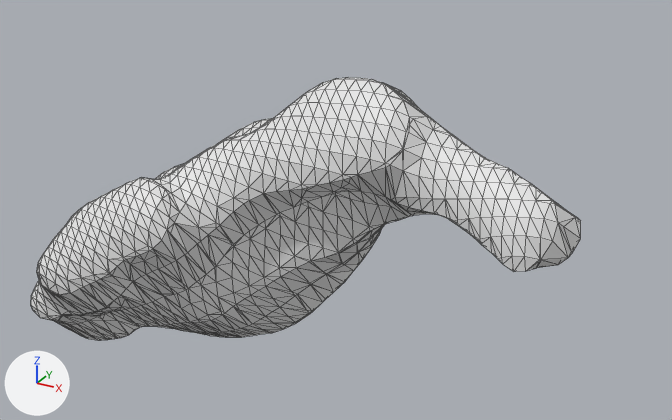
The OBJ model src/wormguides/model/obj_files/ABplpapappa_t369.obj as it was, and as the next commit left it.
Before and after are seen from a 50 mm lens placed at (279.2, -126.4, 272.5), pointed at (242.0, -58.7, 238.6). Every picture has the same lights, and +X, +Y and +Z are marked at lower left. Mesh edges are drawn as thin lines. Where no turn or scale is listed for an object, it has been applied to the vertices.

Objects in the first picture: 'ABplpapappa_t369'.
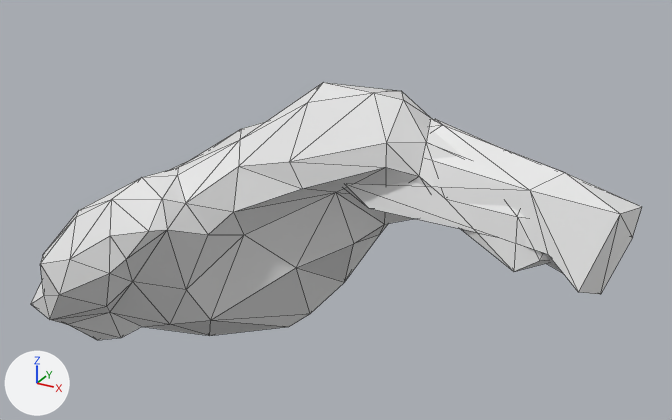
What the commit changed:
me_abplpapappa_t369 is used by ob_abplpapappa_t369; location (0.0, 0.0, 0.0).
me_abplpapappa_t369 had 1546 vertices, 3088 faces and spanned x 213.6..264.1, y -73.1..-48.1, z 221.1..251.0.
me_abplpapappa_t369 now has 139 vertices, 270 faces and spans x 213.6..268.3, y -72.9..-48.3, z 221.1..250.5.
me_abplpapappa_t369 part 1: a new loose piece of 22 vertices spanning x 240.6..268.3, y -64.1..-53.9, z 237.8..248.0.
me_abplpapappa_t369 part 2: 1429 vertices removed from x 213.6..264.1, y -73.1..-48.1, z 221.1..251.0.

Boxes (x1, y1, x2, y2) around the edits, measured in the pictures (672 x 420 px):
'ABplpapappa_t369', reshaped (11% wider): before (31, 77, 581, 340); after (31, 82, 642, 340)
part 1 of me_abplpapappa_t369, added: after (344, 119, 642, 294)
part 2 of me_abplpapappa_t369, deleted: before (31, 77, 581, 340)
